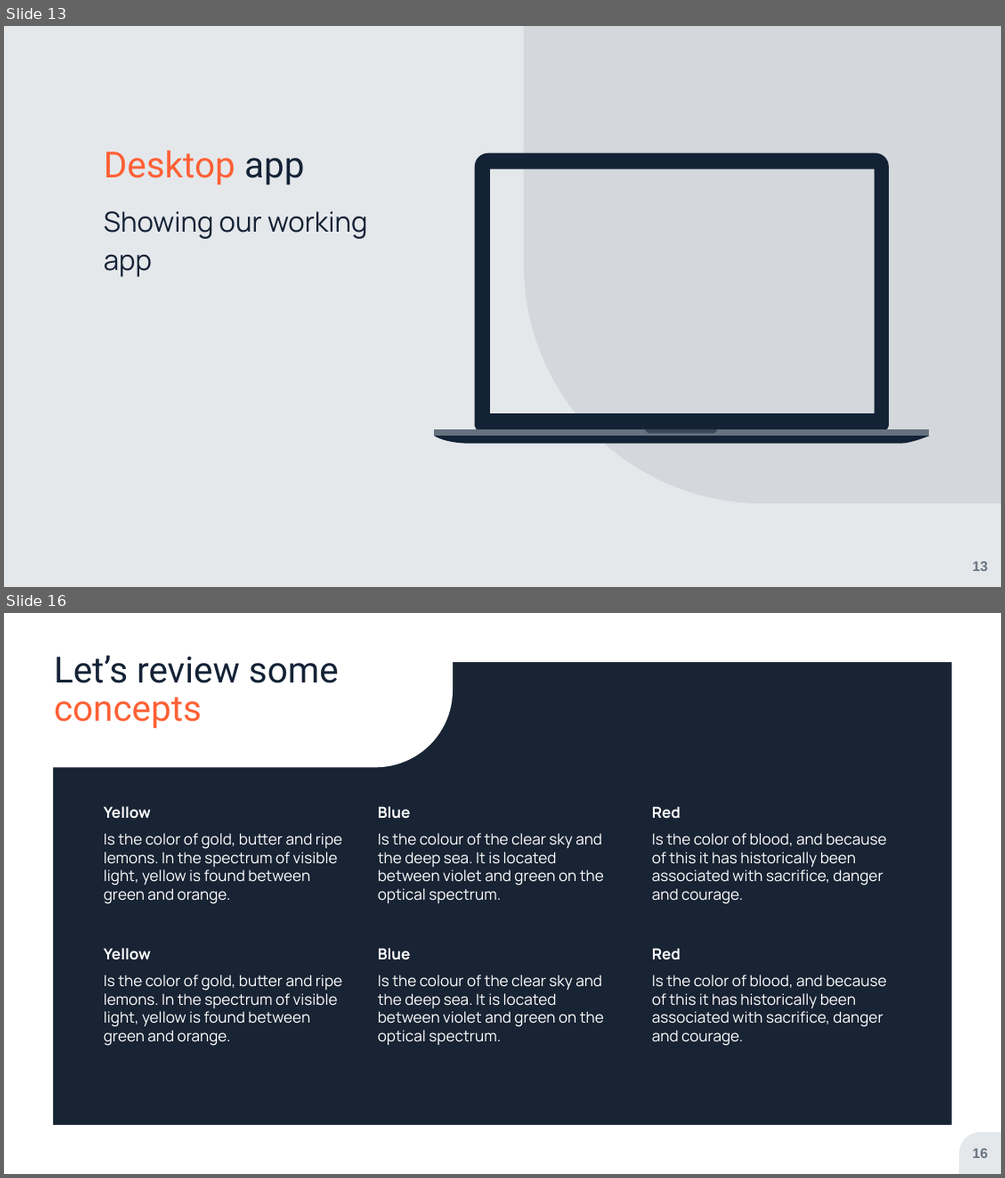
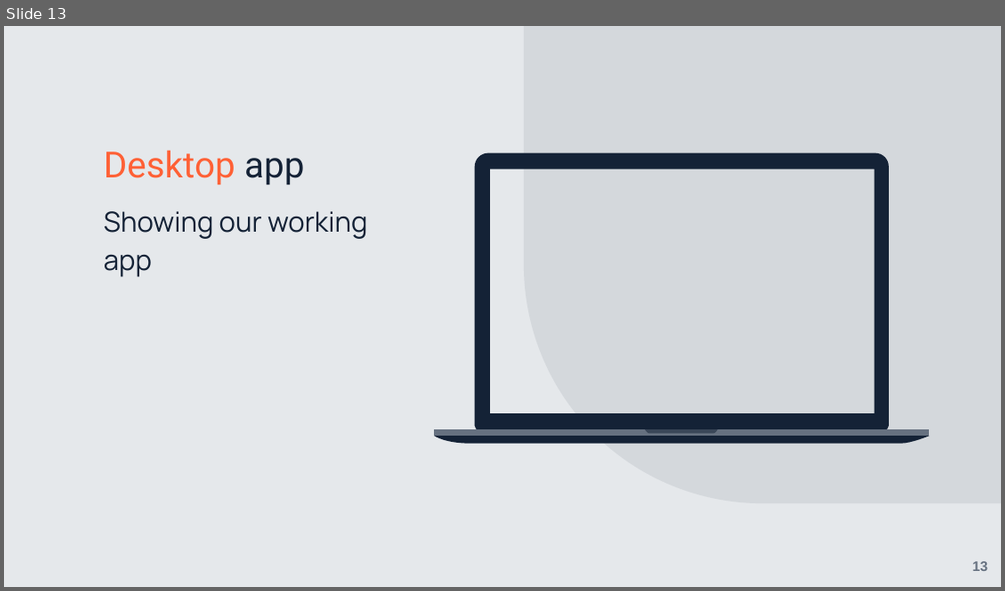
Before and after one commit to jmitterh/Project_3_Potential_Marketing, a slide deck: Data-Estate Presentation.pptx. Shown one above the other, each under a label of ours: slides 13 and 16 before the commit, slide 13 after it; the slides between them are not shown. The pictures are 1005x1178 and 1005x591 pixels, drawn with LibreOffice and Linux fonts; fonts in the diff are those of the drawing; background and template pictures are left out; a plain dark background stands for a picture behind light text. Boxes give left, top, right and bottom in pixels: in the first picture for what was removed or moved away, otherwise in the second. Text is boxed around its words. In the diff, an @@ line names an element or a change of style, - is before the commit and + after.

```diff
--- a/Data-Estate Presentation.pptx
+++ b/Data-Estate Presentation.pptx
@@ slide 16 removed at box(4, 613, 1001, 1174), background picture (left out); not listed: 1 template element that a slide beside it also shows @@
@@ rectangle removed at box(4, 613, 1001, 1173) @@
@@ frame removed at box(4, 613, 1001, 1173) @@
@@ round rect removed at box(4, 613, 453, 768) @@
@@ title removed at box(54, 655, 339, 729) @@
-Let’s review some concepts
@@ text removed at box(104, 806, 342, 904) @@
-Yellow
-Is the color of gold, butter and ripe lemons. In the spectrum of visible light, yellow is found between green and orange.
@@ text removed at box(378, 806, 604, 903) @@
-Blue
-Is the colour of the clear sky and the deep sea. It is located between violet and green on the optical spectrum.
@@ text removed at box(652, 806, 886, 904) @@
-Red
-Is the color of blood, and because of this it has historically been associated with sacrifice, danger and courage.
@@ text removed at box(104, 948, 342, 1046) @@
-Yellow
-Is the color of gold, butter and ripe lemons. In the spectrum of visible light, yellow is found between green and orange.
@@ text removed at box(378, 948, 604, 1045) @@
-Blue
-Is the colour of the clear sky and the deep sea. It is located between violet and green on the optical spectrum.
@@ text removed at box(652, 948, 886, 1046) @@
-Red
-Is the color of blood, and because of this it has historically been associated with sacrifice, danger and courage.
@@ page number removed at box(972, 1148, 987, 1158) @@
-16
```
Also in this commit, not shown: 1 slide changed, 5 other slides removed, 6 other files.
